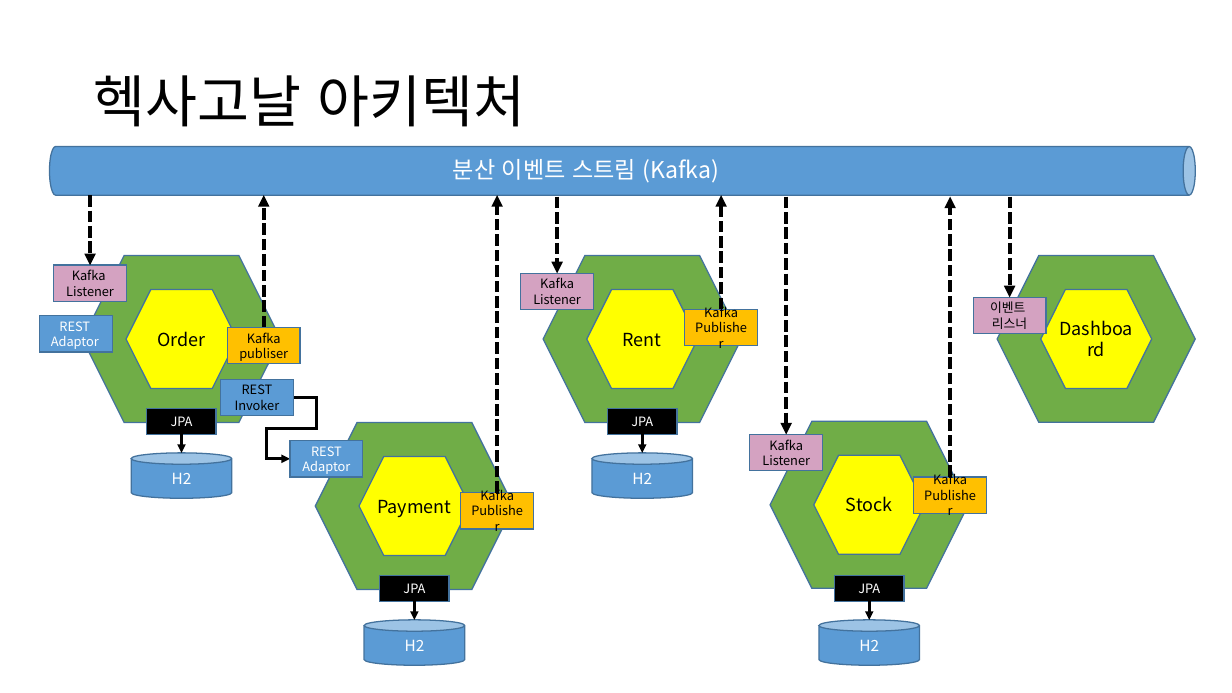
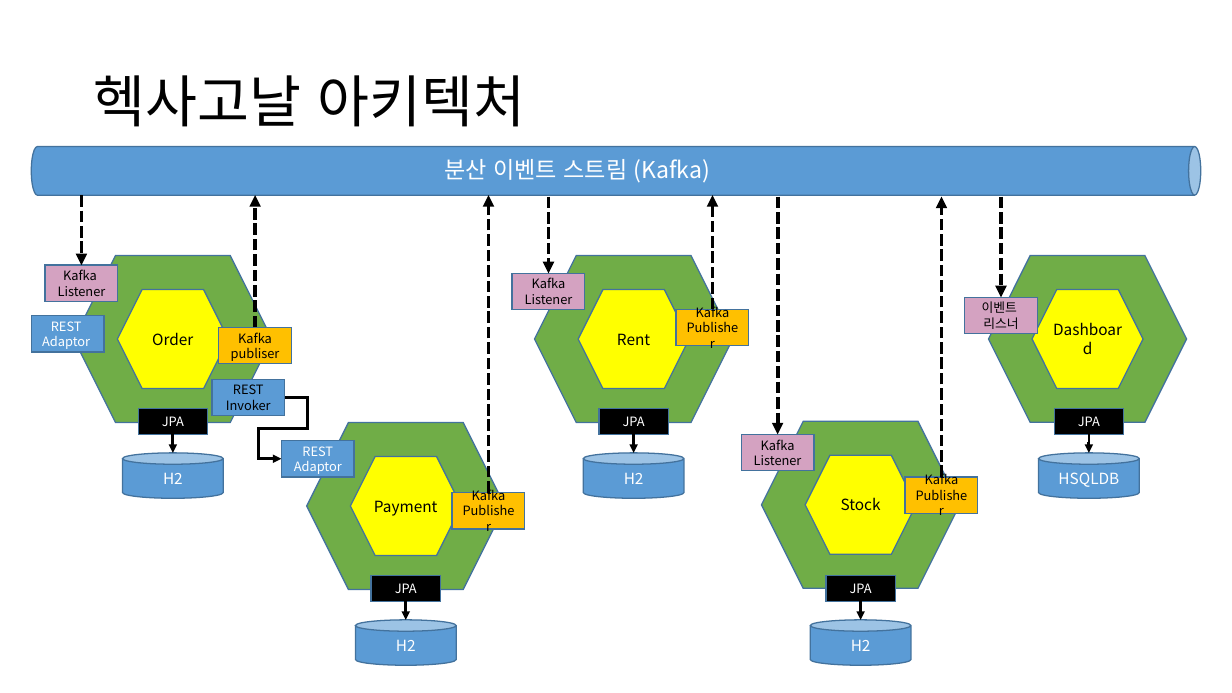
Before and after one commit to skluck777/book-rent, a slide deck: slide 18 of 1팀_공유모빌리티_설계_v1.0_20210713.pptx. Drawn at 1232x693 pixels with LibreOffice and Linux fonts; fonts in the diff are those of the drawing. Boxes give left, top, right and bottom in pixels: in the first picture for what was removed or moved away, otherwise in the second. Text is boxed around its words. In the diff, an @@ line names an element or a change of style, - is before the commit and + after.

Commit message:
헥사고날 업데이트

```diff
--- a/1팀_공유모빌리티_설계_v1.0_20210713.pptx
+++ b/1팀_공유모빌리티_설계_v1.0_20210713.pptx
@@ cylinder: place and size @@
-cylinder at <box>49,146,1195,195</box>
+cylinder at <box>31,146,1201,195</box>
@@ rectangle added at <box>1055,409,1124,434</box>, fill #000000, outline #43739E 1 pt, 10 pt, text #FFFFFF @@
+JPA
@@ elbow arrow added from (1090, 434) to (1090, 453), #000000 2.25 pt @@
@@ size 14 to 12 pt in 5 elements at <box>579,289,689,388</box>, <box>117,289,228,388</box>, <box>1032,289,1143,388</box>, <box>805,456,916,555</box>, <box>350,457,461,555</box> @@
@@ cylinder added at <box>1039,453,1140,498</box>, fill #5B9BD5, outline #43739E 1 pt, 12 pt, text #FFFFFF @@
+HSQLDB
@@ 15 rectangles, 10 hexagons, 8 arrows, 5 elbow arrows, 4 cylinders, 1 text: place and size @@
-15 rectangles, 10 hexagons, 8 arrows, 5 elbow arrows, 4 cylinders, 1 text at <box>40,159,1195,665</box>
+15 rectangles, 10 hexagons, 8 arrows, 5 elbow arrows, 4 cylinders, 1 text at <box>31,159,1187,665</box>
```
